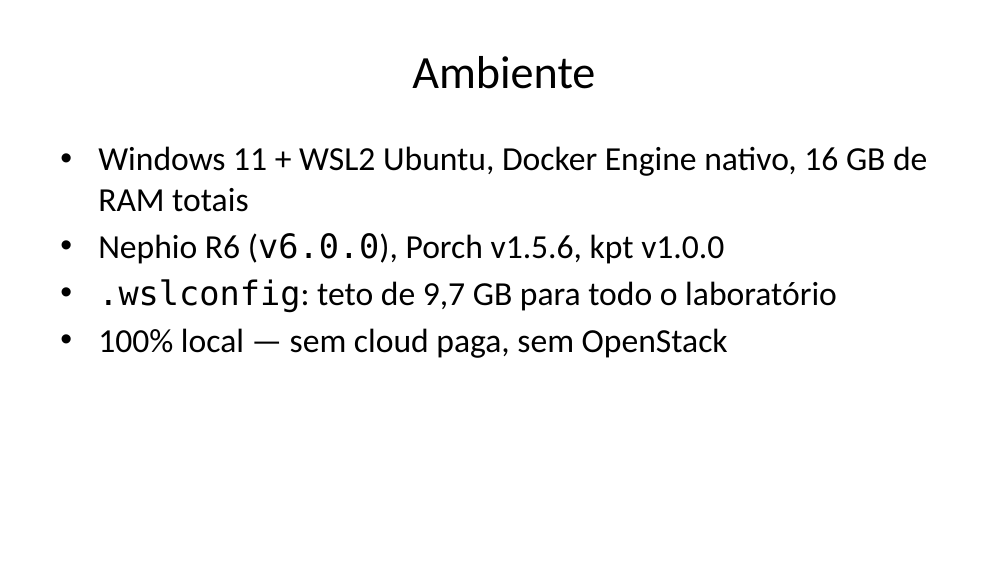
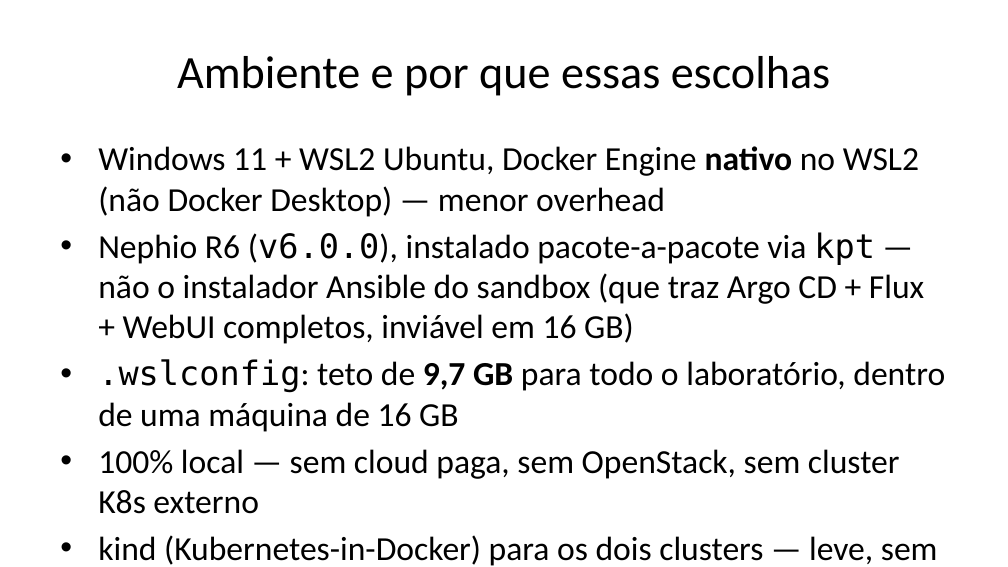
Before and after one commit to DiegoAbreuSWB/OpenRANCESARSMO, a slide deck: slide 4 of presentation/Parte2-Apresentacao-SMO-Nephio.pptx (slide 3 before the commit). Drawn at 1008x567 pixels with LibreOffice and Linux fonts; fonts in the diff are those of the drawing. Boxes give left, top, right and bottom in pixels: in the first picture for what was removed or moved away, otherwise in the second. Text is boxed around its words. In the diff, an @@ line names an element or a change of style, - is before the commit and + after.

```diff
--- a/presentation/Parte2-Apresentacao-SMO-Nephio.pptx
+++ b/presentation/Parte2-Apresentacao-SMO-Nephio.pptx
@@ title at [177,56,831,96]: text changed @@
-Ambiente
+Ambiente e por que essas escolhas
@@ text at [98,146,945,566]: text changed @@
-• Windows 11 + WSL2 Ubuntu, Docker Engine nativo, 16 GB de RAM totais
-• Nephio R6 (v6.0.0), Porch v1.5.6, kpt v1.0.0
-• .wslconfig: teto de 9,7 GB para todo o laboratório
-• 100% local — sem cloud paga, sem OpenStack
+• Windows 11 + WSL2 Ubuntu, Docker Engine nativo no WSL2 (não Docker Desktop) — menor overhead
+• Nephio R6 (v6.0.0), instalado pacote-a-pacote via kpt — não o instalador Ansible do sandbox (que traz Argo CD + Flux + WebUI completos, inviável em 16 GB)
+• .wslconfig: teto de 9,7 GB para todo o laboratório, dentro de uma máquina de 16 GB
+• 100% local — sem cloud paga, sem OpenStack, sem cluster K8s externo
+• kind (Kubernetes-in-Docker) para os dois clusters — leve, sem VM pesada
```
Also in this commit, not shown: 13 other slides changed, 15 slides added, 1 slide removed, 2 other files.
